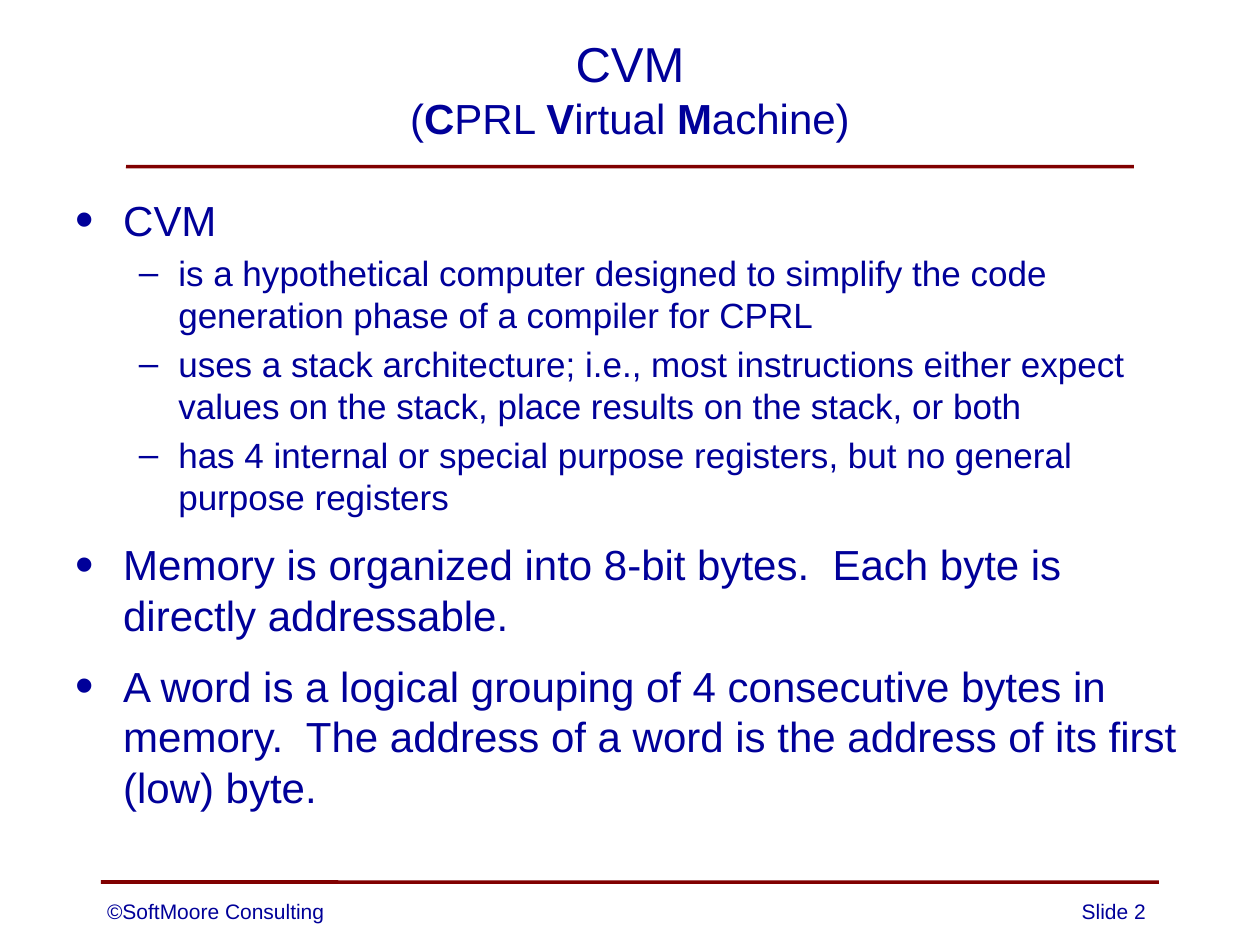
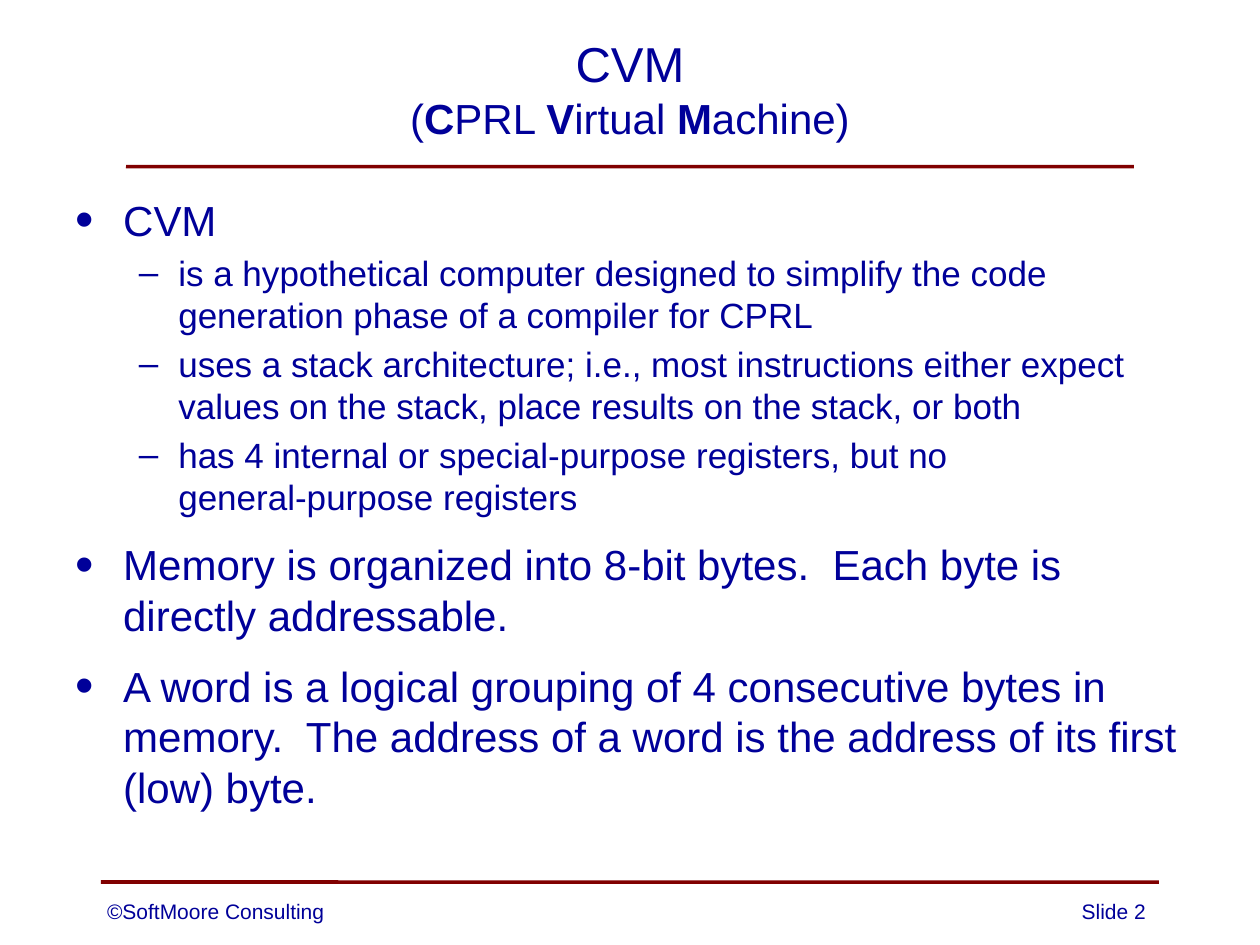
Before and after one commit to SoftMoore/CPRL, a slide deck: slide 2 of PowerPoint Slides/10 - CVM.pptx. Drawn at 1260x945 pixels with LibreOffice and Linux fonts; fonts in the diff are those of the drawing. Boxes give left, top, right and bottom in pixels: in the first picture for what was removed or moved away, otherwise in the second. Text is boxed around its words. In the diff, an @@ line names an element or a change of style, - is before the commit and + after.

```diff
--- a/PowerPoint Slides/10 - CVM.pptx
+++ b/PowerPoint Slides/10 - CVM.pptx
@@ text at [178, 442, 947, 517]: text changed @@
-  – has 4 internal or special purpose registers, but no general purpose registers
+  – has 4 internal or special-purpose registers, but no
+    general-purpose registers
```
Also in this commit, not shown: 7 other files.
